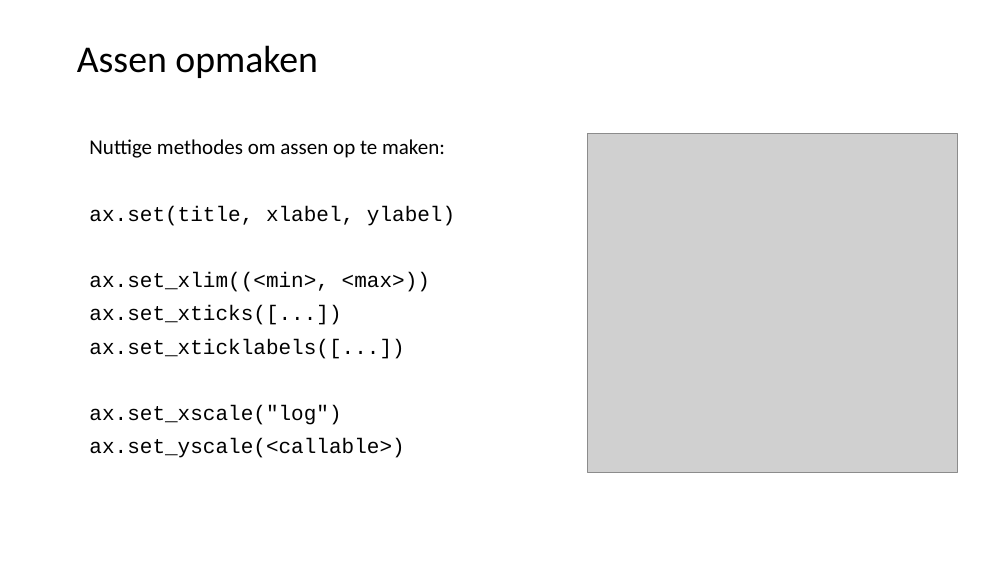
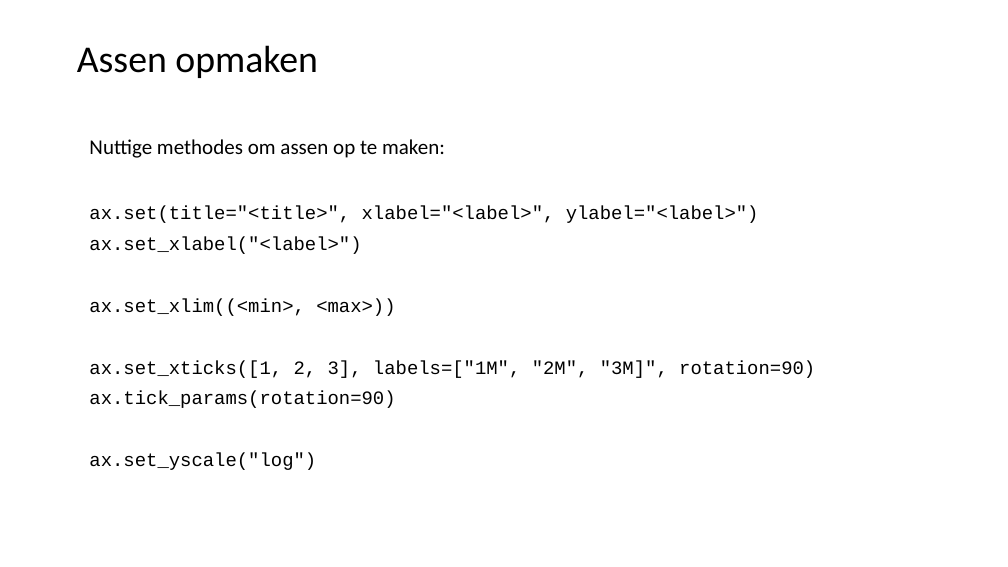
Before and after one commit to LFKoning/knowledge-sharing, a slide deck: slide 27 of python_trainees/3_pandas_plotting/python_traineeship_3.pptx (slide 22 before the commit). Drawn at 1008x567 pixels with LibreOffice and Linux fonts; fonts in the diff are those of the drawing; grey boxes stand for pictures. Boxes give left, top, right and bottom in pixels: in the first picture for what was removed or moved away, otherwise in the second. Text is boxed around its words. In the diff, an @@ line names an element or a change of style, - is before the commit and + after.

```diff
--- a/python_trainees/3_pandas_plotting/python_traineeship_3.pptx
+++ b/python_trainees/3_pandas_plotting/python_traineeship_3.pptx
@@ picture removed at box(588, 133, 957, 473) @@
@@ text at box(89, 206, 759, 254): text changed; size 20 to 18 pt @@
-ax.set(title, xlabel, ylabel)
+ax.set(title="<title>", xlabel="<label>", ylabel="<label>")
+ax.set_xlabel("<label>")
@@ text at box(89, 299, 395, 316): size 20 to 18 pt in "ax.set_xlim((<min>, <max>))" @@
@@ text at box(89, 360, 815, 470): text changed; size 20 to 18 pt @@
-ax.set_xticks([...])
-ax.set_xticklabels([...])
-ax.set_xscale("log")
-ax.set_yscale(<callable>)
+ax.set_xticks([1, 2, 3], labels=["1M", "2M", "3M]", rotation=90)
+ax.tick_params(rotation=90)
+ax.set_yscale("log")
```
Also in this commit, not shown: 14 other slides changed, 8 slides added, 2 slides removed, 17 other files.
